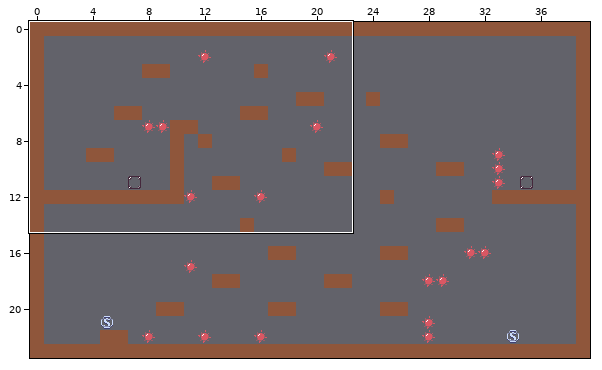
Two states of a Tiled map, Platformer/assets/data/001.tmx. Above, an overview of the earlier version with the close-up marked.
Close-up. Old version:
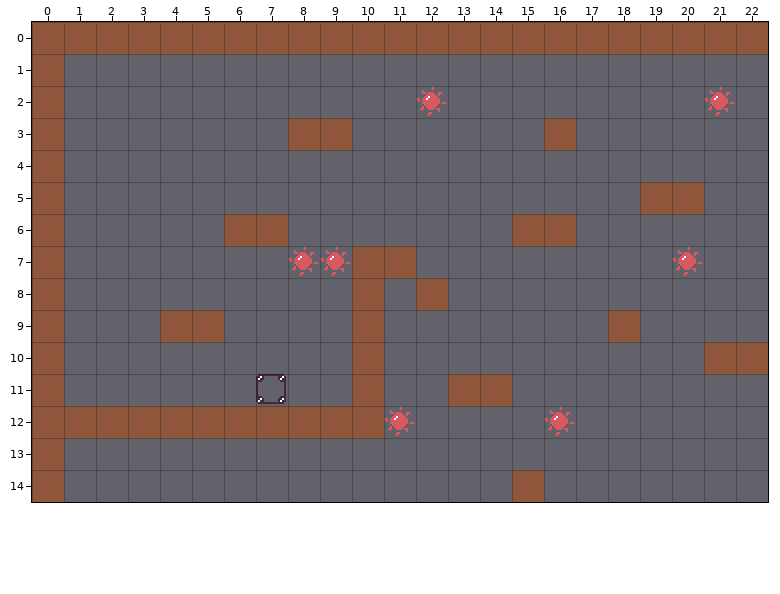
Cells are 16x16 px. Shown: x 0..22, y 0..14.
The result:
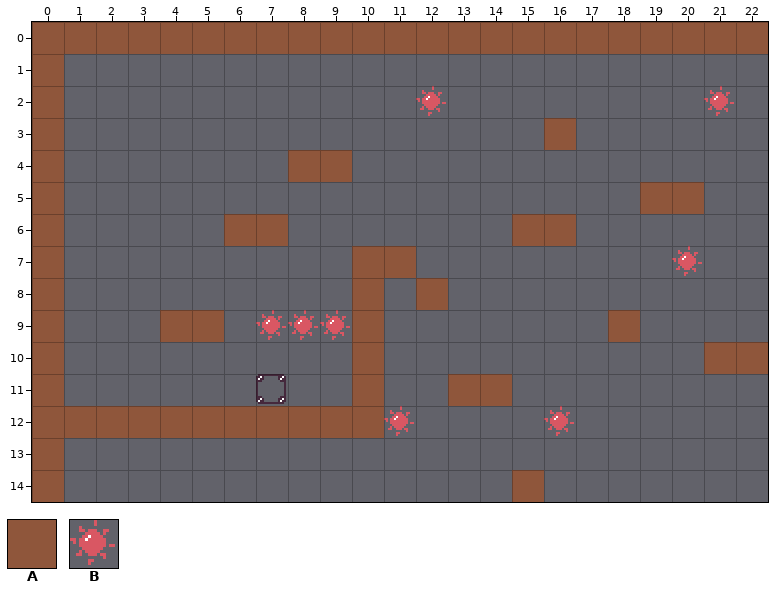
Key: from "tileset": A 0, B 9.
_ is an empty cell.
From old to new:
Layer "wall":
The edit adds tile A in row 4 at x 8 to 9.
Tile A is removed in row 3 at x 8 to 9.
Layer "object":
The edit adds tile B in row 9 at x 7 to 9.
Tile B is removed in row 7 at x 8 to 9.
